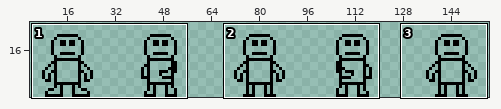
Sprite sheet: LD35/impact/media/base.png. Above, an overview of the earlier version with the close-up marked.
Close-up. As it was:
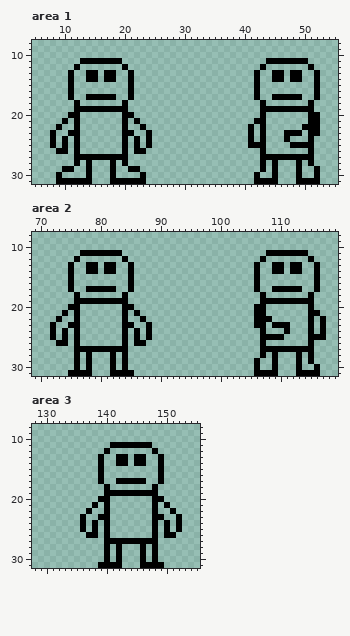
The file is 160x32 pixels. Shown: area 1: x 5..55, y 8..31; area 2: x 69..119, y 8..31; area 3: x 128..155, y 8..31. The wide view leaves out empty margins.
Once edited:
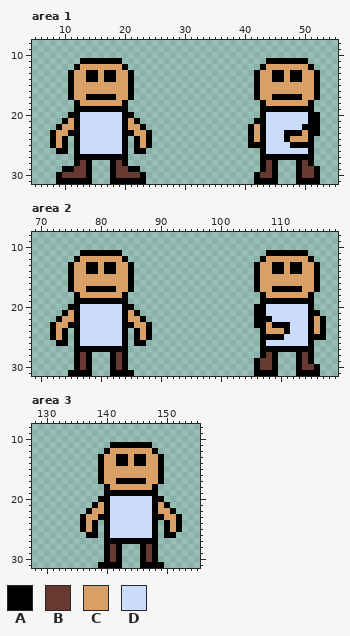
Palette (. is transparent): A #000000  B #663931  C #d9a066  D #cbdbfc
Diff:
Changed rows in their new state; - is an unchanged pixel.
Area 1:
first column x 9:
12 ----CCCCCCC------------------------CCCCCCC-
13 ---CC--C--CC----------------------CC--C--CC
14 ---CC--C--CC----------------------CC--C--CC
15 ---CCCCCCCCC----------------------CCCCCCCCC
16 ---CCCCCCCCC----------------------CCCCCCCCC
17 ---CC-----CC----------------------CC-----CC
18 ----CCCCCCC------------------------CCCCCCC-
20 ----DDDDDDD------------------------DDDDDDD-
21 --C-DDDDDDD-C----------------------DDDDDDD-
22 -CC-DDDDDDD-CC-------------------C-DDDDDD--
23 CC--DDDDDDD--CC------------------C-DDD---C-
24 C---DDDDDDD---C------------------C-DDD-CCC-
25 C---DDDDDDD---C--------------------DDDD----
26 ----DDDDDDD------------------------DDDDDDD-
28 ----B-----B------------------------B-----B-
29 ---BB-----BB-----------------------B-----BB
30 -BBBB-----BBBB--------------------BB-----BB
Area 2:
first column x 73:
12 ----CCCCCCC------------------------CCCCCCC--
13 ---CC--C--CC----------------------CC--C--CC-
14 ---CC--C--CC----------------------CC--C--CC-
15 ---CCCCCCCCC----------------------CCCCCCCCC-
16 ---CCCCCCCCC----------------------CCCCCCCCC-
17 ---CC-----CC----------------------CC-----CC-
18 ----CCCCCCC------------------------CCCCCCC--
20 ----DDDDDDD------------------------DDDDDDD--
21 --C-DDDDDDD-C----------------------DDDDDDD--
22 -CC-DDDDDDD-CC----------------------DDDDDD-C
23 CC--DDDDDDD--CC--------------------C---DDD-C
24 C---DDDDDDD---C--------------------CCC-DDD-C
25 C---DDDDDDD---C-----------------------DDDD--
26 ----DDDDDDD------------------------DDDDDDD--
28 ----B-----B------------------------B-----B--
29 ----B-----B-----------------------BB-----B--
30 ----B-----B-----------------------BB-----BB-
Area 3:
first column x 137:
12 ----CCCCCCC----
13 ---CC--C--CC---
14 ---CC--C--CC---
15 ---CCCCCCCCC---
16 ---CCCCCCCCC---
17 ---CC-----CC---
18 ----CCCCCCC----
20 ----DDDDDDD----
21 --C-DDDDDDD-C--
22 -CC-DDDDDDD-CC-
23 CC--DDDDDDD--CC
24 C---DDDDDDD---C
25 C---DDDDDDD---C
26 ----DDDDDDD----
28 ----B-----B----
29 ----B-----B----
30 ----B-----B----
Where, in picture pixels (left, top, right, bottom), the same in both close-ups:
added: (56, 64, 146, 178)
added: (254, 64, 314, 178)
added: (56, 256, 146, 370)
added: (260, 256, 320, 370)
added: (86, 448, 176, 562)
